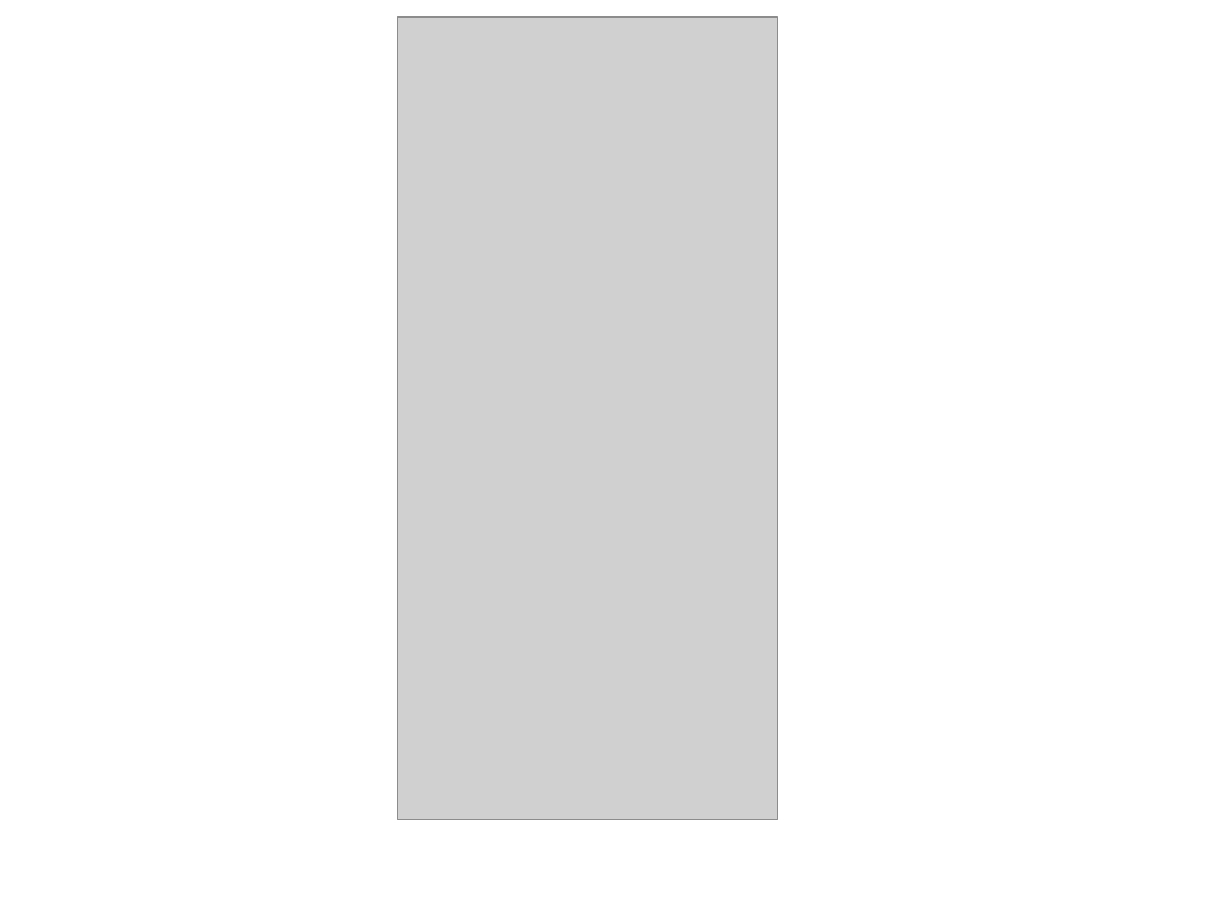
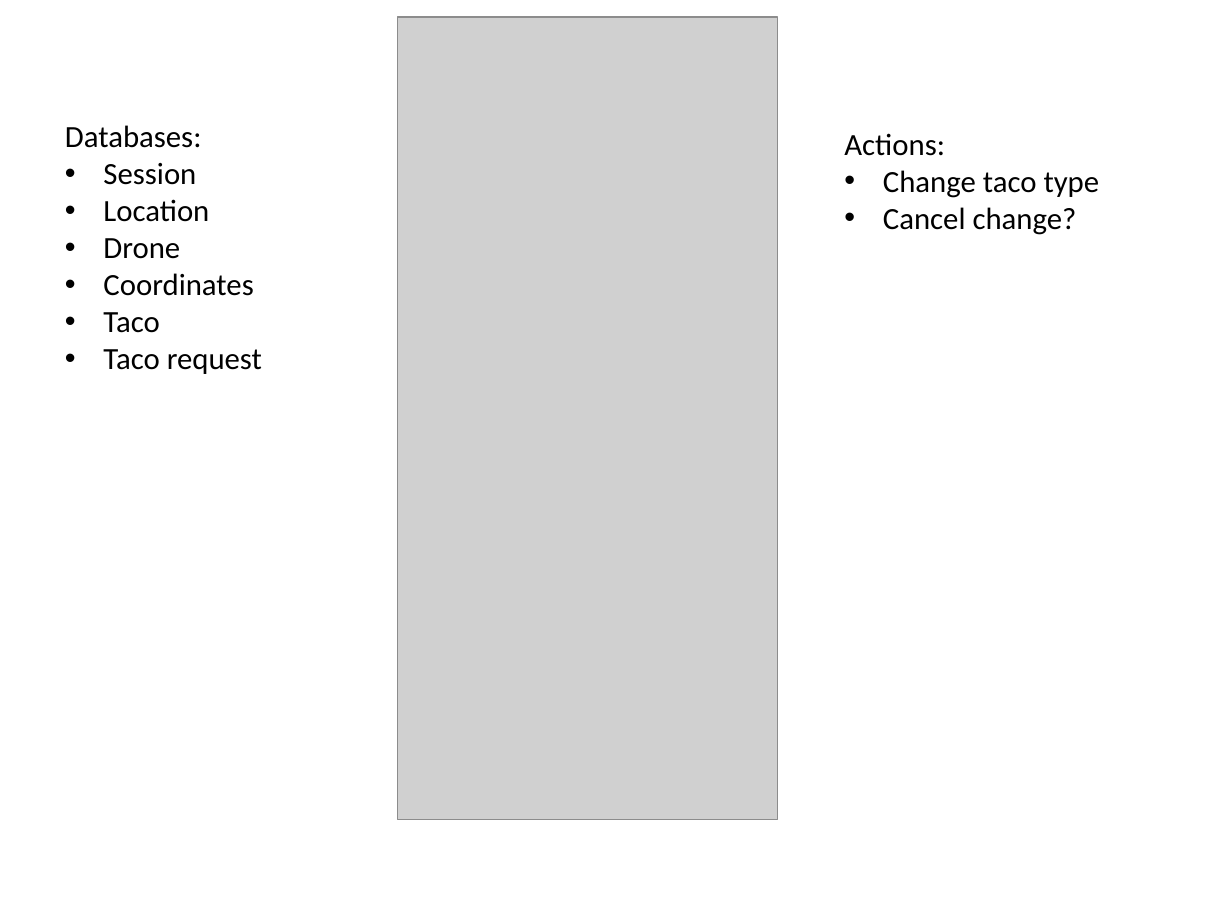
Before and after one commit to tacodrone/tacodroneSXSW, a slide deck: slide 6 of Drone Delivery Mobile App.pptx. Drawn at 1232x924 pixels with LibreOffice and Linux fonts; fonts in the diff are those of the drawing; grey boxes stand for pictures; background and template pictures are left out. Boxes give left, top, right and bottom in pixels: in the first picture for what was removed or moved away, otherwise in the second. Text is boxed around its words. In the diff, an @@ line names an element or a change of style, - is before the commit and + after.

```diff
--- a/Drone Delivery Mobile App.pptx
+++ b/Drone Delivery Mobile App.pptx
@@ text added at (65,125,262,374), 18 pt, text #000000 @@
+Databases:
+• Session
+• Location
+• Drone
+• Coordinates
+• Taco
+• Taco request
@@ text added at (844,133,1100,235), 18 pt, text #000000 @@
+Actions:
+• Change taco type
+• Cancel change?
```
Also in this commit, not shown: 1 other slide changed, 6 slides added, 6 slides removed.
